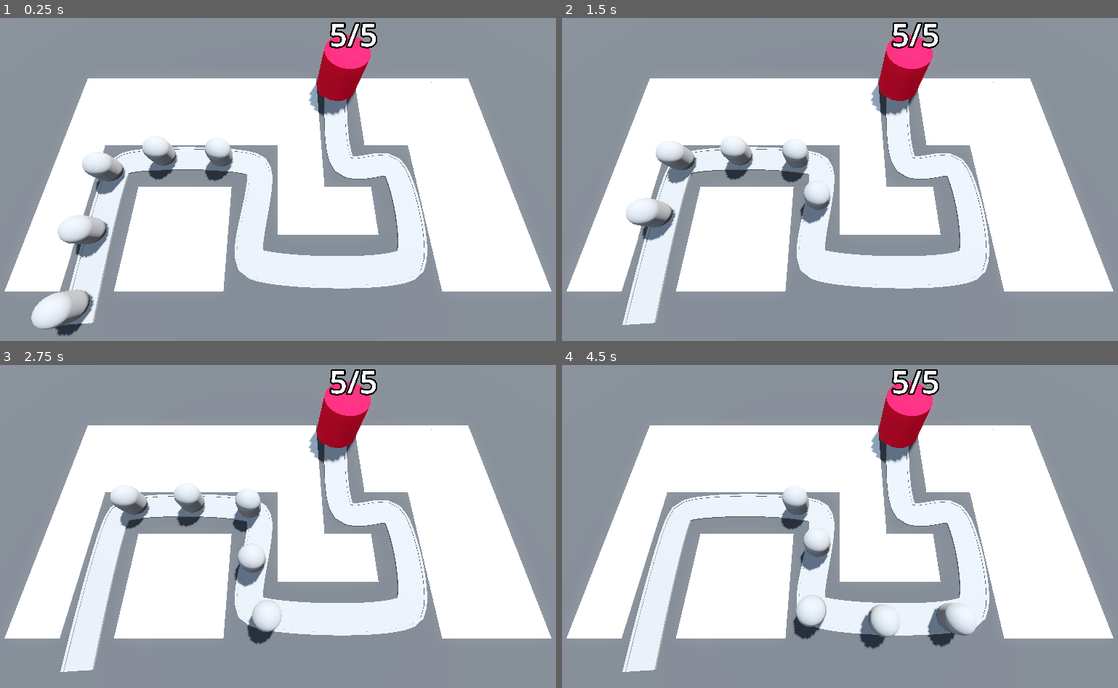
Above: before the commit, frames 1-4 (two rows, left to right).
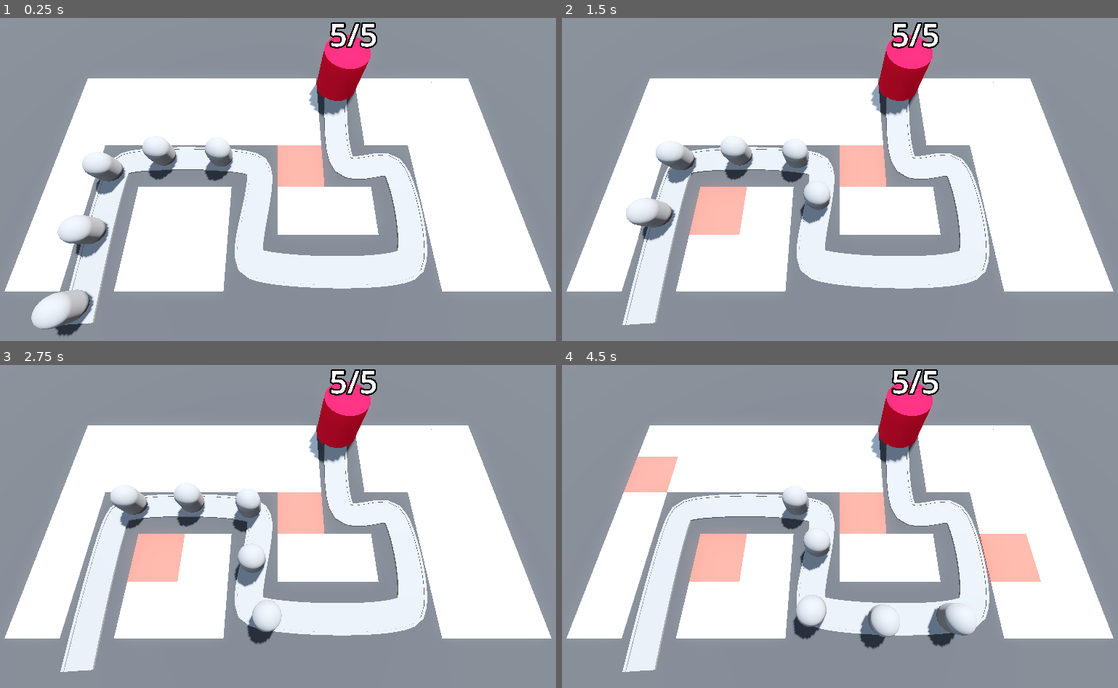
Above: after the commit, the same moments.

Repository: DTNevaeha/TD_Game
Game: Godot game, scene res://BaseLevel.tscn
The game is run twice, just before and just after one commit, with the same random seed, the same clock (stepped at 60 frames per second) and the same inputs.
Inputs (mouse positions are in pixels of both pictures, inside the frame that each line leads up to):
- Up to frame 1 (0.25 s): no input
- Up to frame 2 (1.5 s): move the mouse to (967, 160) at 0.52 s; move the mouse to (723, 192) at 1.27 s
- Up to frame 3 (2.75 s): move the mouse to (333, 452) at 2.02 s
- Up to frame 4 (4.5 s): move the mouse to (812, 591) at 2.77 s; move the mouse to (1012, 574) at 3.52 s; move the mouse to (667, 474) at 4.27 s

The runs differ from the first frame. In frame 1, 1.0% of the frame differs, in the area x 49-59%, y 39-53%; in frame 2, 2.3%; in frame 3, 2.3%; in frame 4, 4.5%, in the area x 11-87%, y 28-68%.

Commit message:
You can now update selected cells

Diff:
--- a/BaseLevel.tscn
+++ b/BaseLevel.tscn
@@ -37,7 +37,8 @@
 transform = Transform3D(-0.866025, -0.433013, 0.25, 0, 0.5, 0.866025, -0.5, 0.75, -0.433013, 0, 0, 0)
 shadow_enabled = true
 
-[node name="RayPickerCamera" parent="." instance=ExtResource("1_kc06i")]
+[node name="RayPickerCamera" parent="." node_paths=PackedStringArray("gridmap") instance=ExtResource("1_kc06i")]
+gridmap = NodePath("../GridMap")
 
 [node name="CSGBox3D" type="CSGBox3D" parent="."]
 transform = Transform3D(1, 0, 0, 0, 1, 0, 0, 0, 1, 0, -1, 0)
--- a/RayPickerCamera/ray_picker_camera.gd
+++ b/RayPickerCamera/ray_picker_camera.gd
@@ -1,4 +1,6 @@
 extends Camera3D
+
+@export var gridmap: GridMap
 
 @onready var ray_cast_3d: RayCast3D = $RayCast3D
 
@@ -7,4 +9,11 @@
 	var mouse_position: Vector2 = get_viewport().get_mouse_position()
 	ray_cast_3d.target_position = project_local_ray_normal(mouse_position) * 100.0
 	ray_cast_3d.force_raycast_update()
-	printt(ray_cast_3d.get_collider(), ray_cast_3d.get_collision_point())
+
+	if ray_cast_3d.is_colliding():
+		var collider = ray_cast_3d.get_collider()
+		if collider is GridMap:
+			var collision_point = ray_cast_3d.get_collision_point()
+			var cell = gridmap.local_to_map(collision_point)
+			if gridmap.get_cell_item(cell) == 0:
+				gridmap.set_cell_item(cell, 1)
